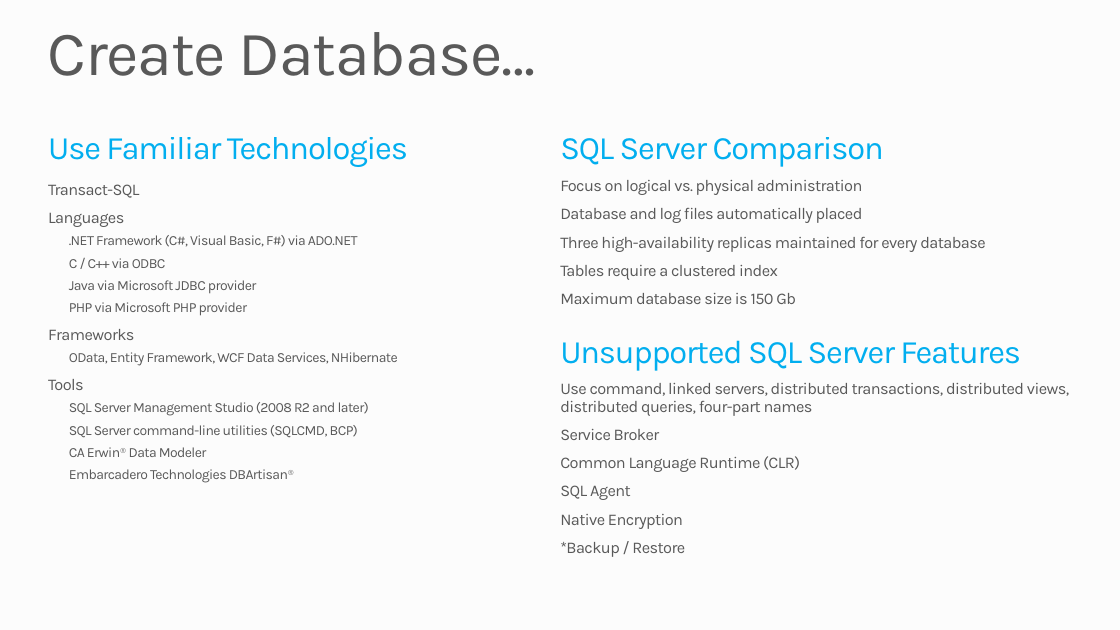
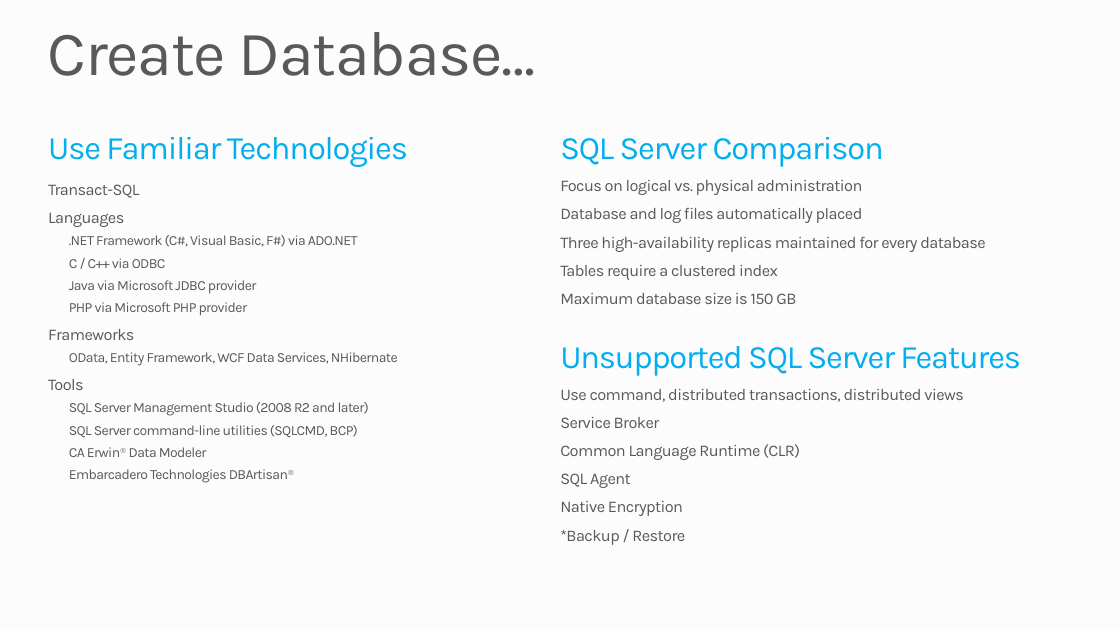
Before and after one commit to mcollier/PRESENTATION-SQLDatabase, a slide deck: slide 13 of SQLDatabase.pptx (slide 12 before the commit). Drawn at 1120x630 pixels with LibreOffice and Linux fonts; fonts in the diff are those of the drawing; background and template pictures are left out. Boxes give left, top, right and bottom in pixels: in the first picture for what was removed or moved away, otherwise in the second. Text is boxed around its words. In the diff, an @@ line names an element or a change of style, - is before the commit and + after.

```diff
--- a/SQLDatabase.pptx
+++ b/SQLDatabase.pptx
@@ text at [560,293,796,304]: text changed @@
-  Maximum database size is 150 Gb
+  Maximum database size is 150 GB
@@ text at [560,389,964,402]: text changed @@
-  Use command, linked servers, distributed transactions, distributed views, distributed queries, four-part names
+  Use command, distributed transactions, distributed views
```
Also in this commit, not shown: 1 slide added.
